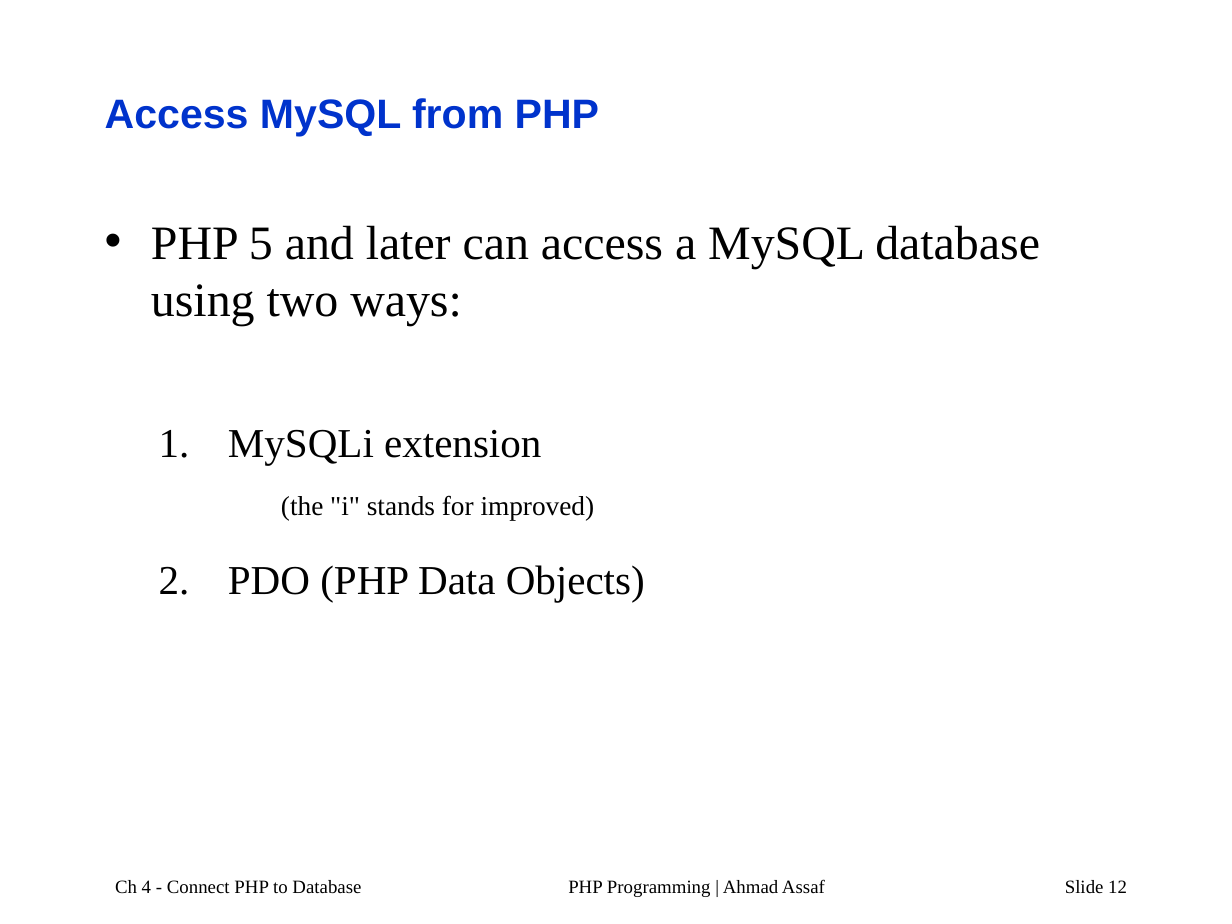
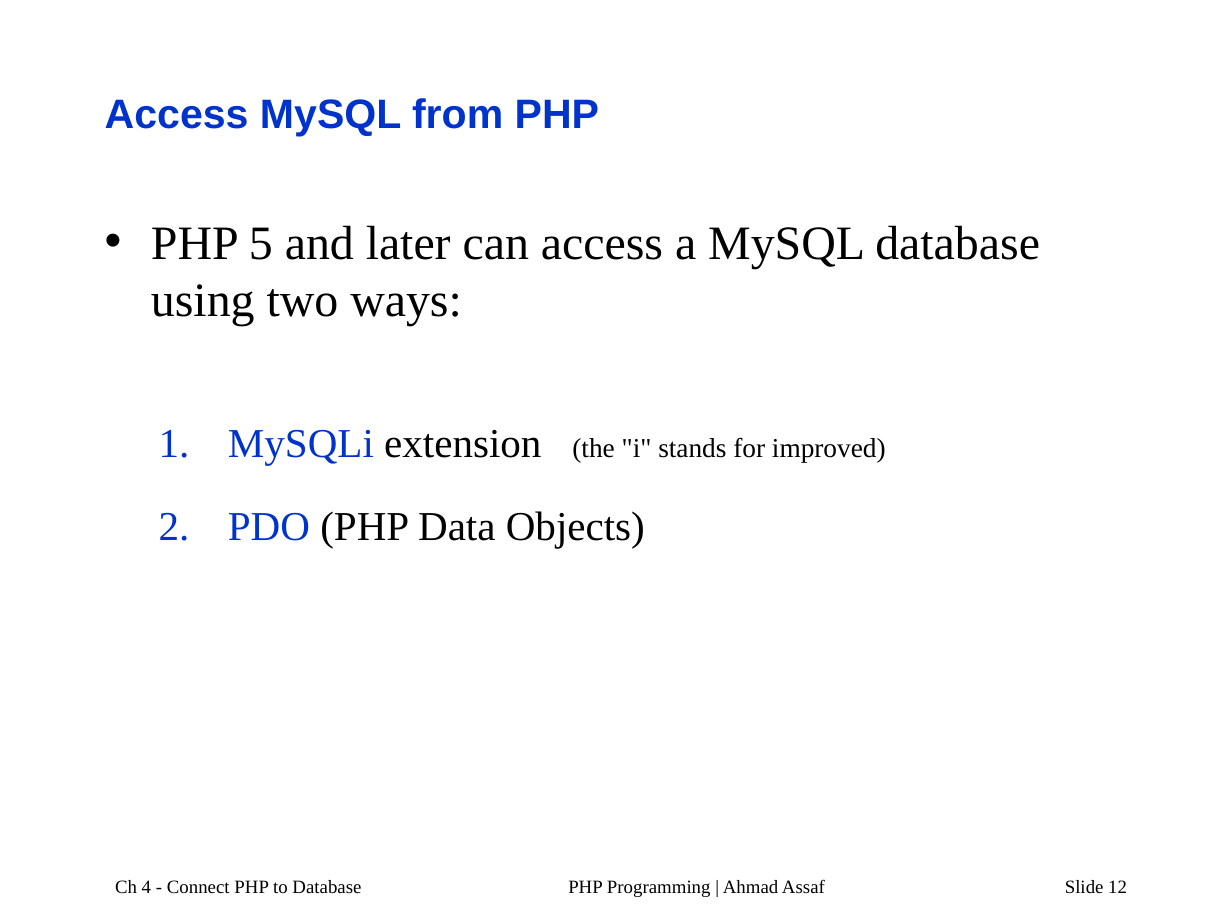
Before and after one commit to AhmadAssafCode/PHP2211, a slide deck: slide 12 of others/PHP-Ch4a.pptx. Drawn at 1232x924 pixels with LibreOffice and Linux fonts; fonts in the diff are those of the drawing. Boxes give left, top, right and bottom in pixels: in the first picture for what was removed or moved away, otherwise in the second. Text is boxed around its words. In the diff, an @@ line names an element or a change of style, - is before the commit and + after.

```diff
--- a/others/PHP-Ch4a.pptx
+++ b/others/PHP-Ch4a.pptx
@@ text at bbox=[228, 429, 886, 465]: text changed @@
-  1. MySQLi extension
-      (the "i" stands for improved)
+  1. MySQLi extension (the "i" stands for improved)
@@ text at bbox=[228, 511, 645, 547]: text colour #000000 to #0033CC in "PDO" @@
```
Also in this commit, not shown: 7 other slides changed, 7 slides added, 2 other files.
